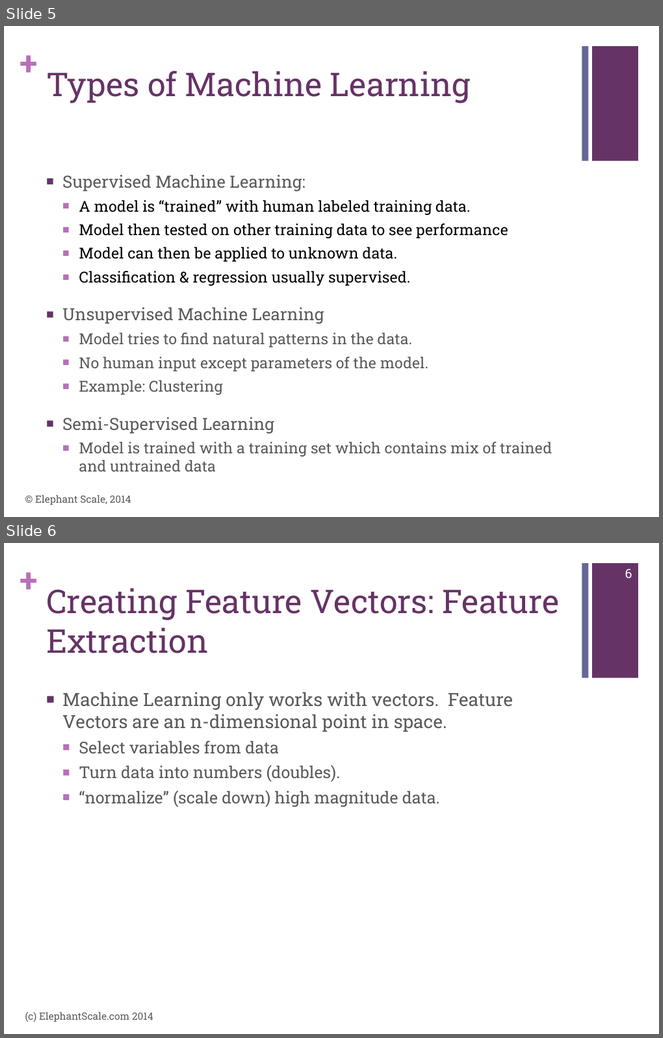
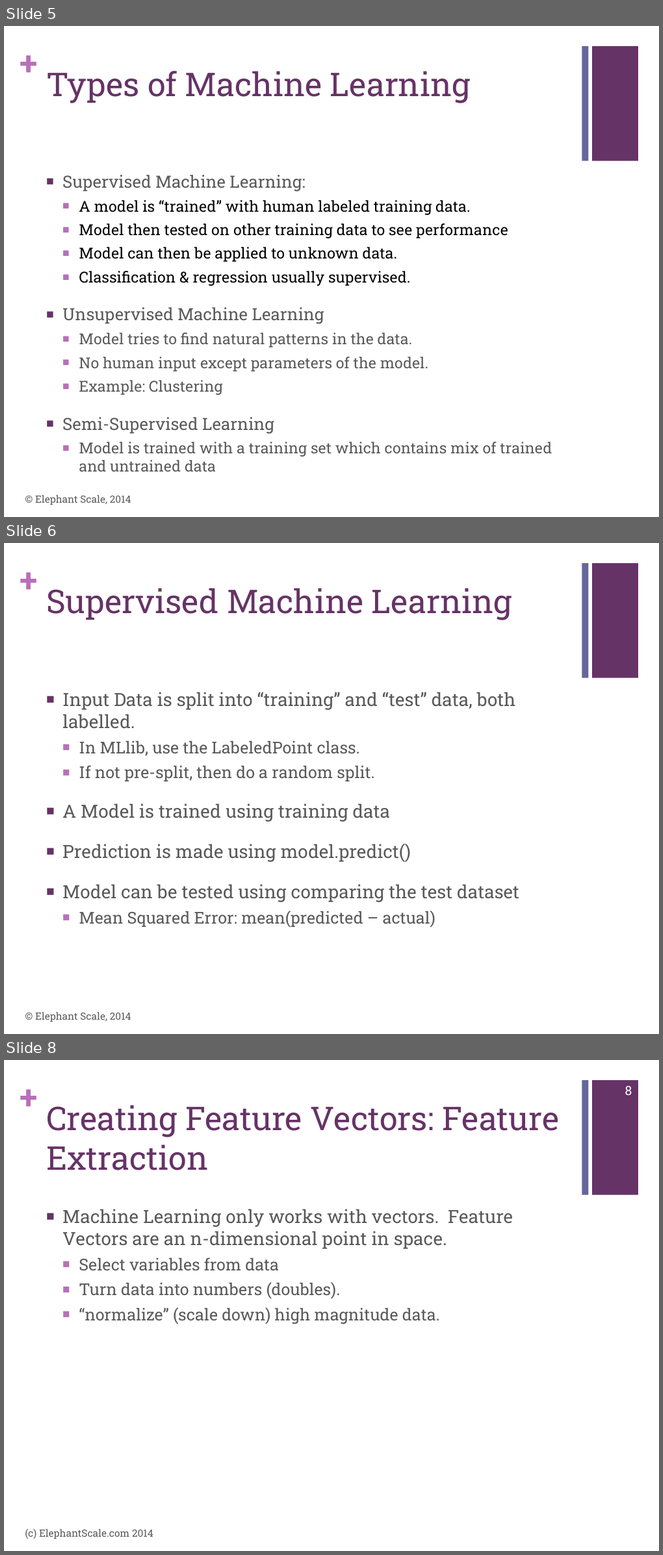
Before and after one commit to mattvinks/spark-labs, a slide deck: slides/MLLib.pptx. Shown one above the other, each under a label of ours: slides 5 and 6 before the commit, slides 5, 6 and 8 after it; the slides between them are not shown. The pictures are 663x1038 and 663x1555 pixels, drawn with LibreOffice and Linux fonts; fonts in the diff are those of the drawing. Boxes give left, top, right and bottom in pixels: in the first picture for what was removed or moved away, otherwise in the second. Text is boxed around its words. In the diff, an @@ line names an element or a change of style, - is before the commit and + after.

```diff
--- a/slides/MLLib.pptx
+++ b/slides/MLLib.pptx
@@ slide 6 added at (4,543,659,1034), background #FFFFFF; not listed: 3 template elements that a slide beside it also shows @@
@@ title added at (46,588,512,620), 36 pt, text #663366 @@
+Supervised Machine Learning
@@ text added at (62,692,519,928), 20 pt, text #595959 @@
+■ Input Data is split into “training” and “test” data, both labelled.
+  ■ In MLlib, use the LabeledPoint class.
+  ■ If not pre-split, then do a random split.
+■ A Model is trained using training data
+■ Prediction is made using model.predict()
+■ Model can be tested using comparing the test dataset
+  ■ Mean Squared Error: mean(predicted – actual)
@@ text added at (35,1012,131,1022), 11 pt, text #595959 @@
+© Elephant Scale, 2014
@@ what was slide 6 is now slide 8 @@
@@ page number at (625,1086,633,1095): text changed @@
-6
+8
```
Also in this commit, not shown: 1 slide changed, 5 other slides added.
